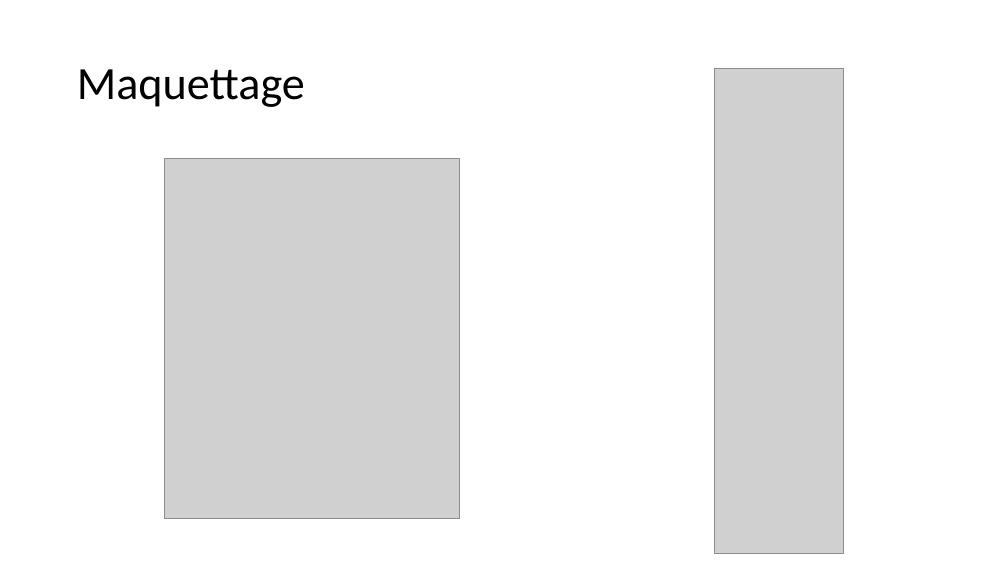
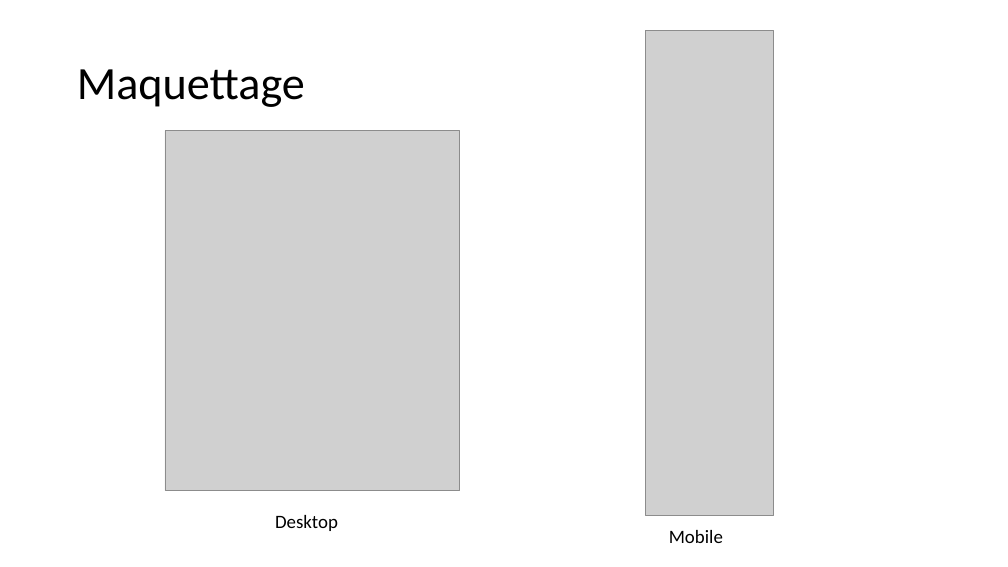
Before and after one commit to saidworks/fil_rouge, a slide deck: slide 10 of Presentation.pptx. Drawn at 1008x567 pixels with LibreOffice and Linux fonts; fonts in the diff are those of the drawing; grey boxes stand for pictures. Boxes give left, top, right and bottom in pixels: in the first picture for what was removed or moved away, otherwise in the second. Text is boxed around its words. In the diff, an @@ line names an element or a change of style, - is before the commit and + after.

```diff
--- a/Presentation.pptx
+++ b/Presentation.pptx
@@ picture: place and size @@
-picture at [715, 68, 843, 554]
+picture at [645, 30, 774, 516]
@@ picture: place and size @@
-picture at [165, 159, 460, 519]
+picture at [165, 131, 460, 491]
@@ text added at [275, 515, 338, 531], 18 pt, text #000000 @@
+Desktop
@@ text added at [669, 530, 723, 543], 18 pt, text #000000 @@
+Mobile
```
Also in this commit, not shown: 11 other slides changed, 2 slides added, 2 slides removed, 39 other files.
